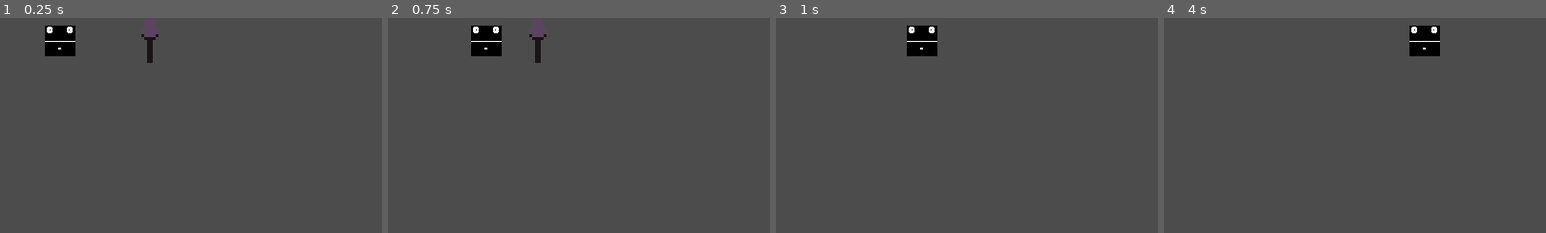
Above: before the commit, frames 1-4 (left to right).
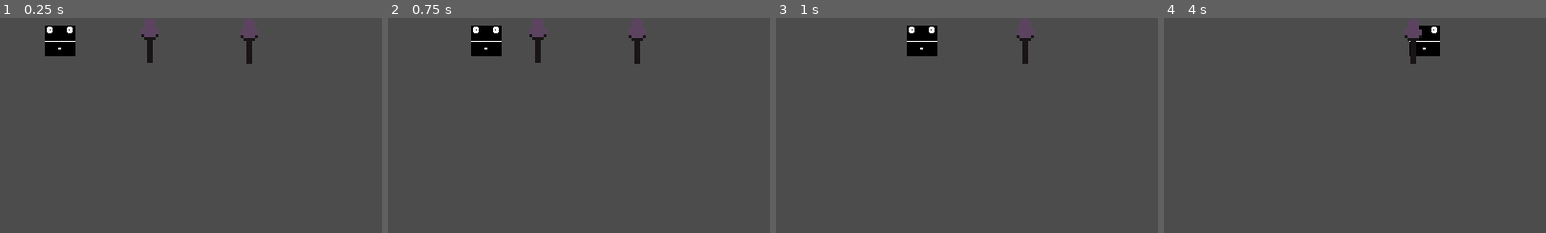
Above: after the commit, the same moments.

Repository: Academia-Team/Academia-Fall-of-the-Citadel
Game: Godot game, scene res://scene/gamescr.tscn
Same seed, same stepped clock (60 frames per second), same inputs: the game is played once before the commit and once after it.
Inputs:
- Up to frame 1 (0.25 s): no input
- Up to frame 2 (0.75 s): tap Enter at 0.5 s; hold Right (move_right) from 0.53 s (still down)
- Up to frame 3 (1 s): keep holding Right (move_right)
- Up to frame 4 (4 s): release Right (move_right) at 1.28 s; hold Down (move_down) 1.28-2.03 s; hold Right (move_right) 2.03-2.78 s; hold Up (move_up) 2.78-3.53 s; hold Left (move_left) from 3.53 s (still down)
The pictures show only the part of the screen within x 0-50%, y 43-93%; the shares and areas given below are measured in that part.

The runs differ from the first frame. In frame 1, 0.2% of the frame differs, in the area x 63-68%, y 8-22%; in frame 2, 0.2%; in frame 3, 0.2%; in frame 4, 0.4%, in the area x 63-68%, y 3-22%.

Commit message:
Ensure multiple weapons can't be picked up at once

Diff:
--- a/scene/gamescr.tscn
+++ b/scene/gamescr.tscn
@@ -16,4 +16,7 @@
 [node name="sword" parent="." instance=ExtResource( 2 )]
 position = Vector2( 172, 199 )
 
+[node name="sword2" parent="." instance=ExtResource( 2 )]
+position = Vector2( 276, 200 )
+
 [connection signal="pick_up_weapon" from="player" to="infobar" method="_on_player_pick_up_weapon"]
--- a/scene/player.gd
+++ b/scene/player.gd
@@ -1,11 +1,14 @@
 extends Area2D
 
 var direction
-var has_sword
+var held_weapon
 
 signal pick_up_weapon(weapon_name)
 
 const SPEED = 200
+
+func has_weapon():
+	return (held_weapon != null)
 
 func _process(delta):
 	direction = Vector2.ZERO
@@ -28,7 +31,7 @@
 
 # Called when the node enters the scene tree for the first time.
 func _ready():
-	has_sword = false
+	held_weapon = null
 
 
 # Called every frame. 'delta' is the elapsed time since the previous frame.
@@ -39,5 +42,6 @@
 func _on_player_area_entered(area):
 	var collidedWith = area.name
 	if collidedWith == 'sword':
-		has_sword = true
-		emit_signal("pick_up_weapon", "sword")
+		if held_weapon == null:
+			held_weapon = collidedWith
+			emit_signal("pick_up_weapon", held_weapon)
--- a/scene/sword.gd
+++ b/scene/sword.gd
@@ -16,6 +16,8 @@
 #	pass
 
 
-func _on_sword_area_entered(_body):
-	.hide()
-	call_deferred("free")
+func _on_sword_area_entered(body):
+	if body.has_method("has_weapon"):
+		if not body.has_weapon():
+			.hide()
+			call_deferred("free")
